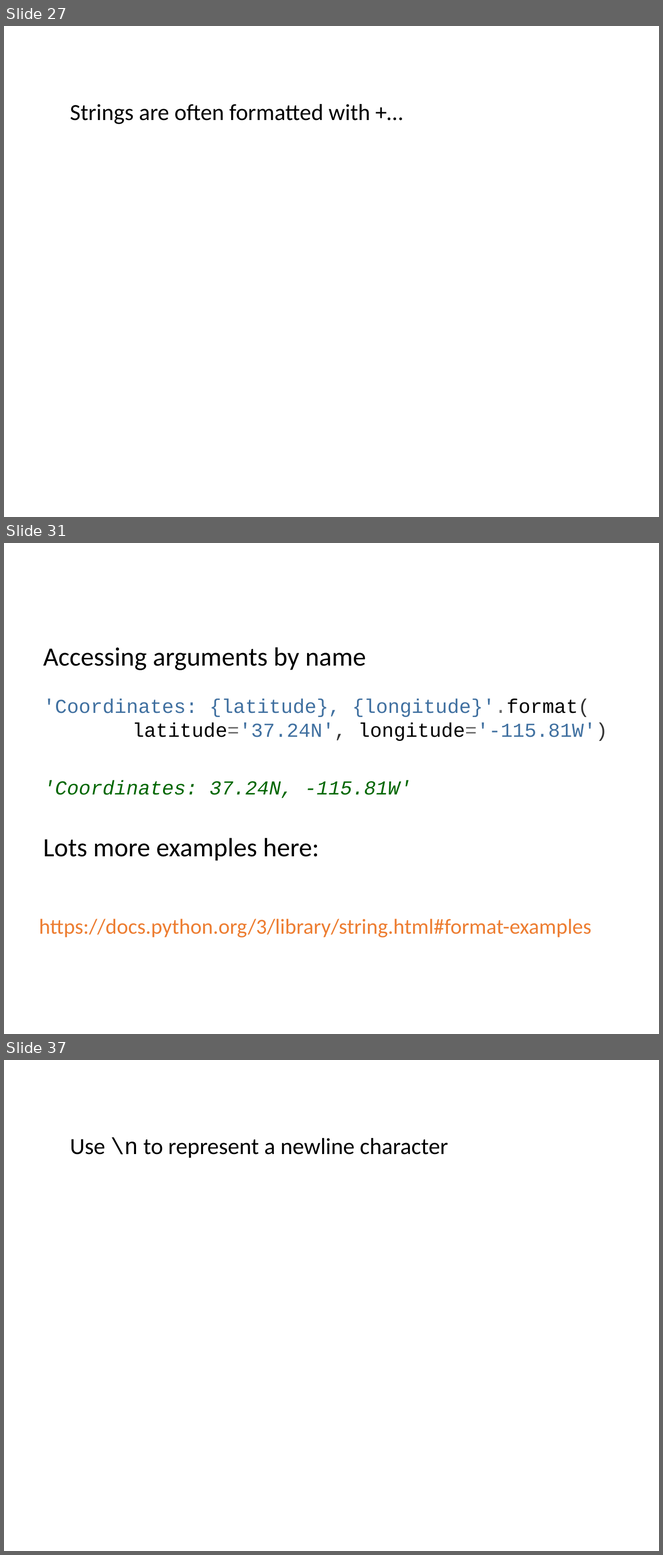
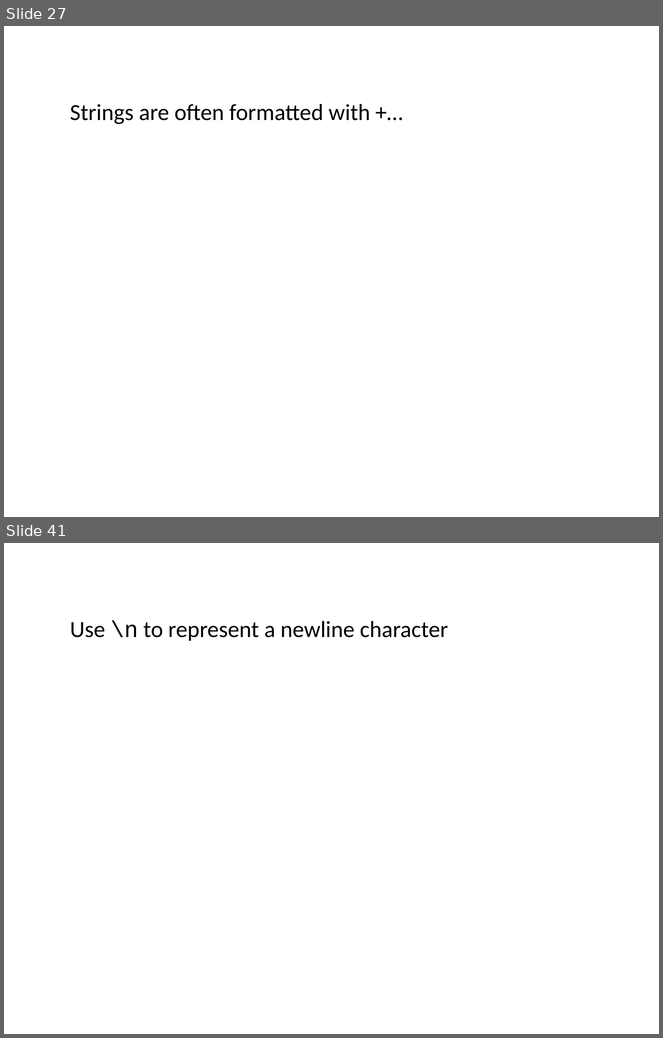
Before and after one commit to ncasuk/ncas-isc, a slide deck: python/presentations/learning_python/12_strings.pptx. Shown one above the other, each under a label of ours: slides 27, 31 and 37 before the commit, slides 27 and 41 after it; the slides between them are not shown. The pictures are 663x1555 and 663x1038 pixels, drawn with LibreOffice and Linux fonts; fonts in the diff are those of the drawing; background and template pictures are left out. Boxes give left, top, right and bottom in pixels: in the first picture for what was removed or moved away, otherwise in the second. Text is boxed around its words. In the diff, an @@ line names an element or a change of style, - is before the commit and + after.

Commit message:
placing focus on f-strings

```diff
--- a/python/presentations/learning_python/12_strings.pptx
+++ b/python/presentations/learning_python/12_strings.pptx
@@ slide 31 removed at (4, 543, 659, 1034), background picture (left out) @@
@@ text removed at (43, 647, 608, 861) @@
-Accessing arguments by name
-'Coordinates: {latitude}, {longitude}'.format(
-latitude='37.24N', longitude='-115.81W')
-'Coordinates: 37.24N, -115.81W'
-Lots more examples here:
@@ text removed at (39, 919, 592, 938) @@
-https://docs.python.org/3/library/string.html#format-examples
@@ what was slide 37 is now slide 41 @@
```
Also in this commit, not shown: 3 slides changed, 10 slides added, 5 other slides removed, 1 other file.
